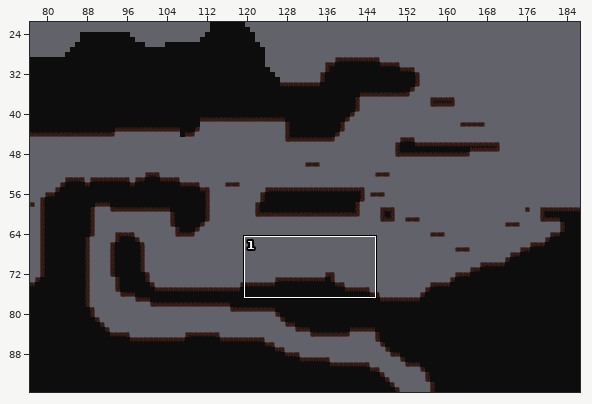
Tiled map: maps/forest.tmx. The first picture is a wide view before the edit; the outline marks the close-up.
Close-up. Before the edit:
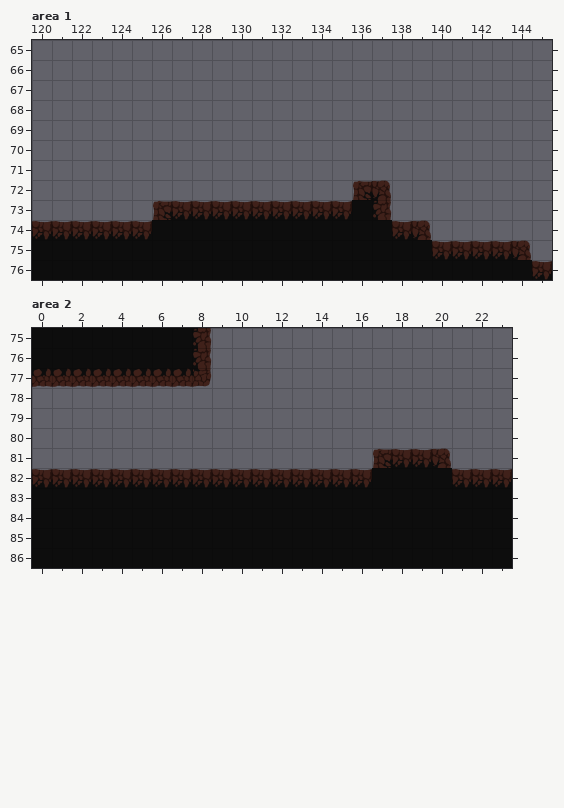
Cells are 64x64 px. Shown: area 1 x 120..145, y 65..76; area 2 x 0..23, y 75..86. The commit also changed other parts of the map, which this record leaves out.
And afterwards:
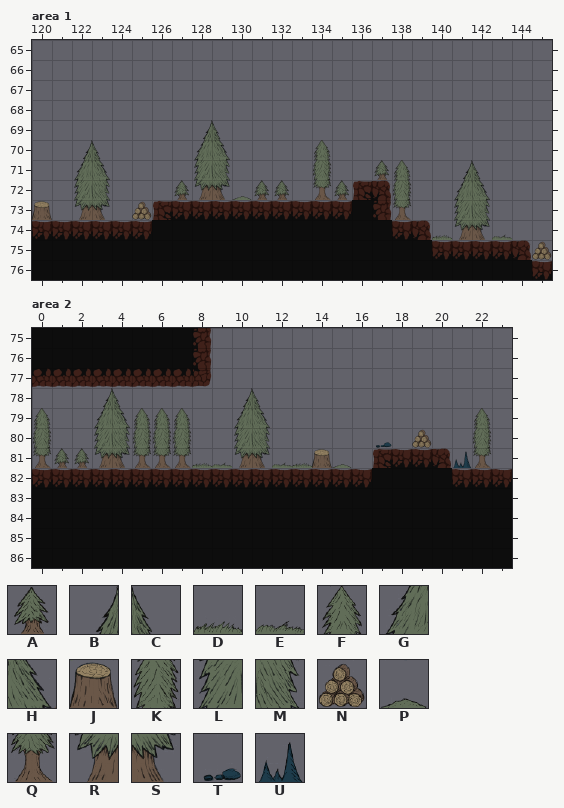
Key: from "trees": A 0, B 1, C 2, D 3, E 4, F 5, G 6, H 7, J 8, K 10, L 11, M 12, N 13, P 14, Q 15, R 16, S 17, T 18, U 19.
_ is an empty cell.
From old to new:
{"where": "layer \"background tiles\", area 1"}
{"y":69,"x":128,"old":"__","new":"BC"}
{"y":70,"x":122,"old":"__","new":"BC"}
{"y":70,"x":128,"old":"__","new":"GH"}
{"y":70,"x":134,"old":"_","new":"F"}
{"y":71,"x":122,"old":"__","new":"GH"}
{"y":71,"x":128,"old":"__","new":"LM"}
{"y":71,"x":134,"old":"_","new":"K"}
{"y":71,"x":137,"old":"__","new":"AF"}
{"y":71,"x":141,"old":"__","new":"BC"}
{"y":72,"x":122,"old":"__","new":"LM"}
{"y":72,"x":127,"old":"______","new":"ARSPAA"}
{"y":72,"x":134,"old":"__","new":"QA"}
{"y":72,"x":138,"old":"_","new":"K"}
{"y":72,"x":141,"old":"__","new":"GH"}
{"y":73,"x":120,"old":"_","new":"J"}
{"y":73,"x":122,"old":"__","new":"RS"}
{"y":73,"x":125,"old":"_","new":"N"}
{"y":73,"x":138,"old":"_","new":"Q"}
{"y":73,"x":141,"old":"__","new":"LM"}
{"y":74,"x":140,"old":"____","new":"DRSE"}
{"y":75,"x":145,"old":"_","new":"N"}
{"where": "layer \"background tiles\", area 2"}
{"y":78,"x":3,"old":"__","new":"BC"}
{"y":78,"x":10,"old":"__","new":"BC"}
{"y":79,"x":0,"old":"_","new":"F"}
{"y":79,"x":3,"old":"_____","new":"GHFFF"}
{"y":79,"x":10,"old":"__","new":"GH"}
{"y":79,"x":22,"old":"_","new":"F"}
{"y":80,"x":0,"old":"_","new":"K"}
{"y":80,"x":3,"old":"_____","new":"LMKKK"}
{"y":80,"x":10,"old":"__","new":"LM"}
{"y":80,"x":17,"old":"_","new":"T"}
{"y":80,"x":19,"old":"_","new":"N"}
{"y":80,"x":22,"old":"_","new":"K"}
{"y":81,"x":0,"old":"________________","new":"QAARSQQQDERSEDJP"}
{"y":81,"x":21,"old":"__","new":"UQ"}
